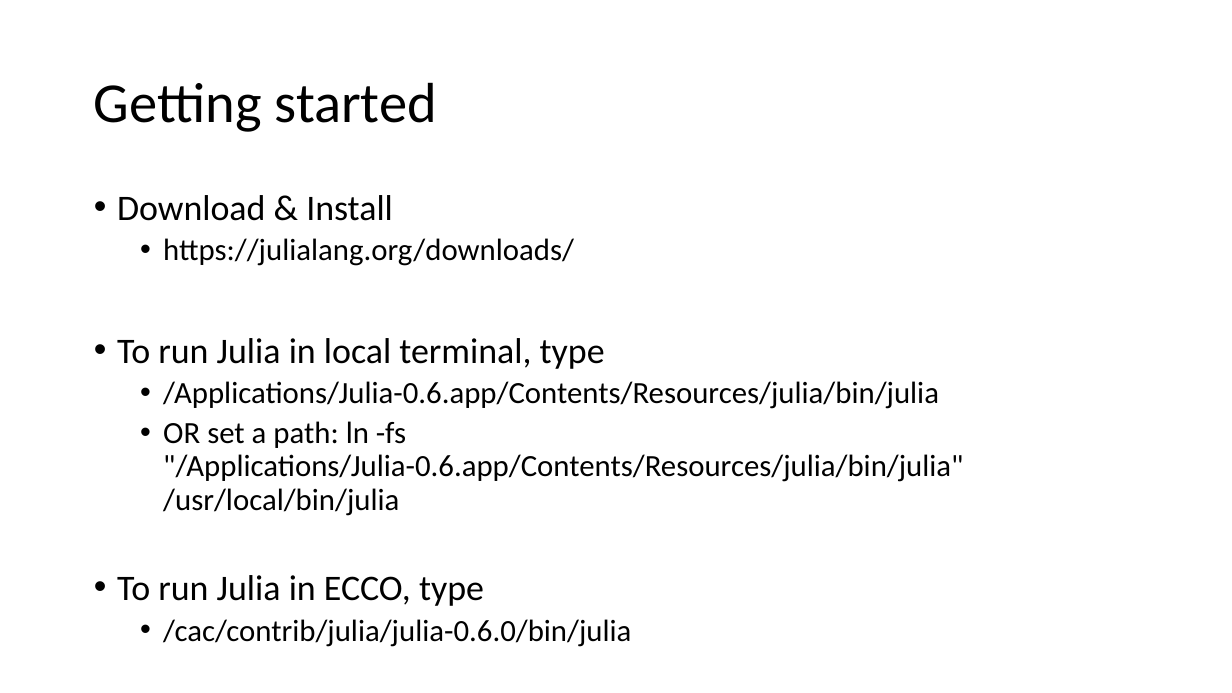
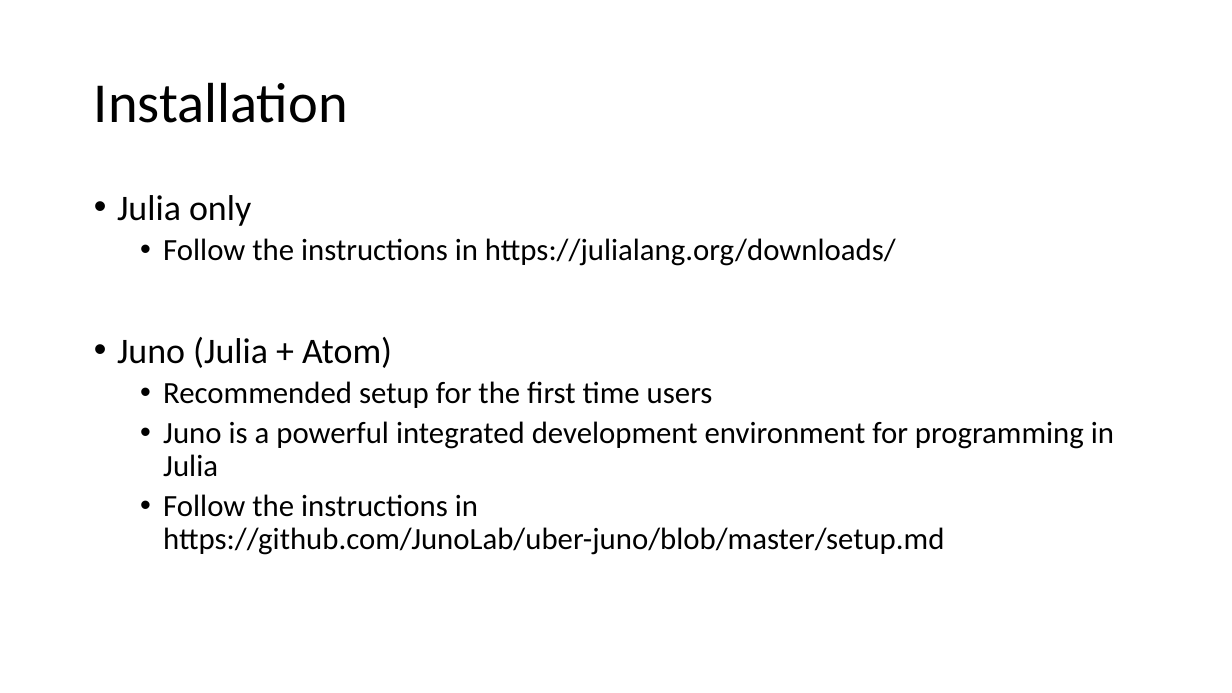
Before and after one commit to jinsoo-han/CompEcon_class, a slide deck: slide 3 of slides/Introduction to Julia.pptx (slide 4 before the commit). Drawn at 1232x693 pixels with LibreOffice and Linux fonts; fonts in the diff are those of the drawing. Boxes give left, top, right and bottom in pixels: in the first picture for what was removed or moved away, otherwise in the second. Text is boxed around its words. In the diff, an @@ line names an element or a change of style, - is before the commit and + after.

```diff
--- a/slides/Introduction to Julia.pptx
+++ b/slides/Introduction to Julia.pptx
@@ title at [94, 82, 348, 123]: text changed @@
-Getting started
+Installation
@@ text at [117, 195, 1114, 555]: text changed @@
-• Download & Install
-  • https://julialang.org/downloads/
-• To run Julia in local terminal, type
-  • /Applications/Julia-0.6.app/Contents/Resources/julia/bin/julia
-  • OR set a path: ln -fs "/Applications/Julia-0.6.app/Contents/Resources/julia/bin/julia" /usr/local/bin/julia
-• To run Julia in ECCO, type
-  • /cac/contrib/julia/julia-0.6.0/bin/julia
+• Julia only
+  • Follow the instructions in https://julialang.org/downloads/
+• Juno (Julia + Atom)
+  • Recommended setup for the first time users
+  • Juno is a powerful integrated development environment for programming in Julia
+  • Follow the instructions in https://github.com/JunoLab/uber-juno/blob/master/setup.md
```
Also in this commit, not shown: 1 other slide changed, 1 slide removed, 29 other files.
